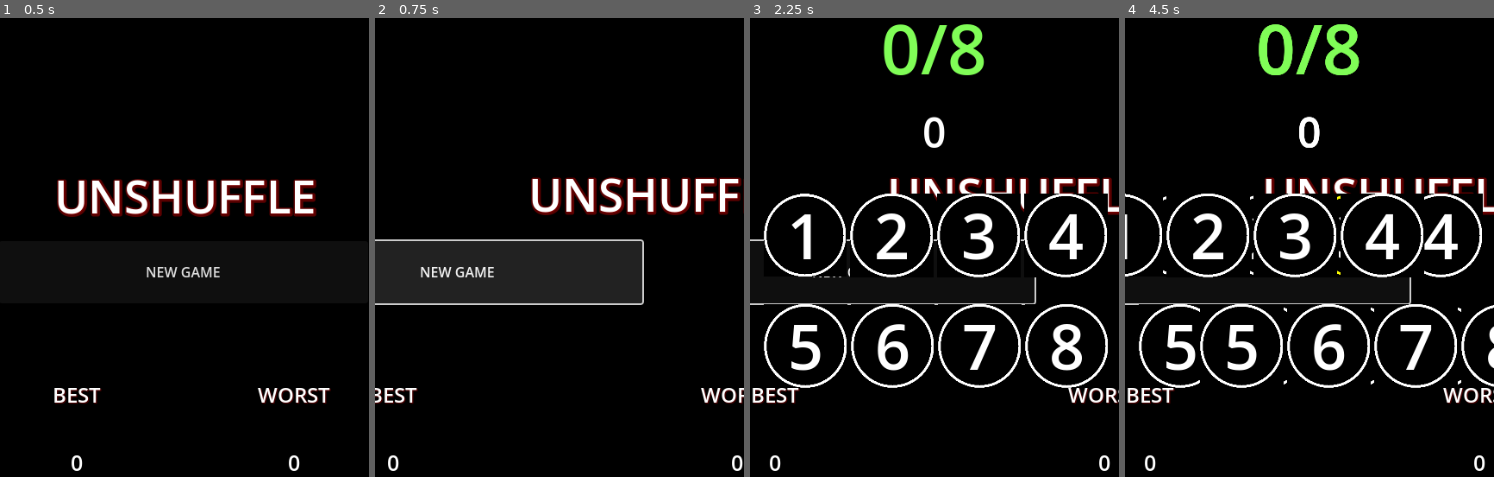
Above: before the commit, frames 1-4 (left to right).
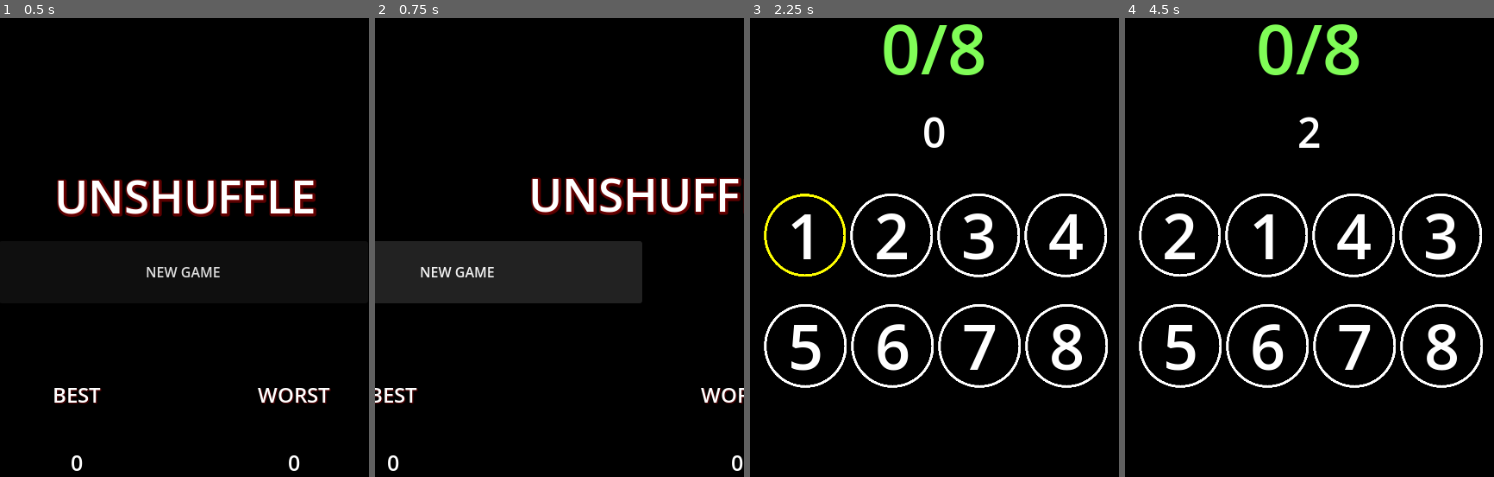
Above: after the commit, the same moments.

Repository: XanderMax/unshuffle
Game: Godot game, scene res://scenes/main.tscn
The game is run twice, just before and just after one commit, with the same random seed, the same clock (stepped at 60 frames per second) and the same inputs.
Inputs (mouse positions are in pixels of both pictures, inside the frame that each line leads up to):
- Up to frame 1 (0.5 s): no input
- Up to frame 2 (0.75 s): click "NEW GAME" at 0.5 s
- Up to frame 3 (2.25 s): move the mouse to (1015, 297) at 1.27 s; click (1015, 297) at 1.42 s; tap Enter at 2 s; move the mouse to (805, 233) at 2.02 s; click (805, 233) at 2.17 s
- Up to frame 4 (4.5 s): move the mouse to (1265, 233) at 2.77 s; click (1265, 233) at 2.92 s; tap Space at 3.5 s; move the mouse to (1353, 233) at 3.52 s; click (1353, 233) at 3.67 s; tap Enter at 4.25 s; move the mouse to (1442, 233) at 4.27 s; click (1442, 233) at 4.42 s

Frame 1 is identical in both runs. In frame 2, 0.7% of the frame differs, in the area x 0-73%, y 48-63%; in frame 3, 3.2%; in frame 4, 15%, in the area x 0-100%, y 1-99%.

Commit message:
Remove code

Diff:
--- a/godot/scenes/board.gd
+++ b/godot/scenes/board.gd
@@ -19,15 +19,12 @@
 	for i in range(self._cards.size()):
 		var card: NumberCard = self._cards[i]
 		card.clicked.connect(func(): _on_card_clicked(i, card))
-		card.double_clicked.connect(func(): _on_card_double_clicked())
 		card.set_text(str(i + 1))
 
 
 func _on_card_clicked(index: int, card: NumberCard):
 	assert(index >= 0 && index < self._cards.size())
 	print("board::_on_card_clicked(", index, ", ", card, ")")
-	if card.is_locked():
-		return
 	if self._selected_card_index < 0:
 		self._selected_card_index = index
 		card.set_selected(true)
@@ -51,13 +48,6 @@
 	self.swapped.emit(index0, index1)
 
 
-func _on_card_double_clicked():
-	print("board::_on_card_double_clicked")
-	if self._selected_card_index >= 0 && self._selected_card_index < self._cards.size():
-		self._cards[self._selected_card_index].set_selected(false)
-		self._selected_card_index = -1
-
-
 func play_in():
 	if not self.is_playing():
 		$AnimationPlayer.play("play_in")
--- a/godot/scenes/main_menu.tscn
+++ b/godot/scenes/main_menu.tscn
@@ -142,6 +142,7 @@
 offset_top = 352.0
 offset_right = 428.0
 offset_bottom = 424.0
+focus_mode = 0
 text = "NEW GAME"
 
 [node name="AllTimeBest" parent="." instance=ExtResource("1_7px2u")]
--- a/godot/scenes/number_card.gd
+++ b/godot/scenes/number_card.gd
@@ -1,60 +1,24 @@
 class_name NumberCard extends Control
+
 
 const _circle_unlocked_texture: Resource = preload("res://imgs/03_circle_white.png")
 const _circle_locked_texture: Resource = preload("res://imgs/04_circle_white_gray_bg.png")
 
+
 var _locked:bool = false
 var _selected: bool = false
-var _click_timer: Timer = Timer.new()
+
 
 signal clicked()
 signal double_clicked()
 
-# Called when the node enters the scene tree for the first time.
-func _ready():
-	self._click_timer.one_shot = true
-	self._click_timer.timeout.connect(_on_click_timer_timeout)
-	self.add_child(_click_timer)
 
 func _gui_input(event):
 	if not (event is InputEventMouseButton):
 		return
 	var mouseEvent:InputEventMouseButton = event as InputEventMouseButton
 	if event.is_pressed() and event.button_index == MOUSE_BUTTON_LEFT:
-		if mouseEvent.double_click:
-			_on_double_click()
-		else:
-			_on_click()
-
-
-func _on_click():
-	print("card2::_on_click")
-	_click_timer.start(0.25)
-
-
-func _on_click_timer_timeout():
-	print("card2::_on_click_timer_timeout")
-	self.clicked.emit()
-
-
-func _on_double_click():
-	print("card2::_on_double_click")
-	self._click_timer.stop()
-	self._toggle_locked()
-	self.double_clicked.emit()
-
-
-func _toggle_locked():
-	self._locked = not self._locked
-	print("card2::_toggle_locked ", self._locked, self)
-	if self._locked:
-		$Circle.texture = self._circle_locked_texture
-	else:
-		$Circle.texture = self._circle_unlocked_texture
-
-
-func is_locked() -> bool:
-	return self._locked
+		self.clicked.emit()
 
 
 func set_selected(selected: bool):
